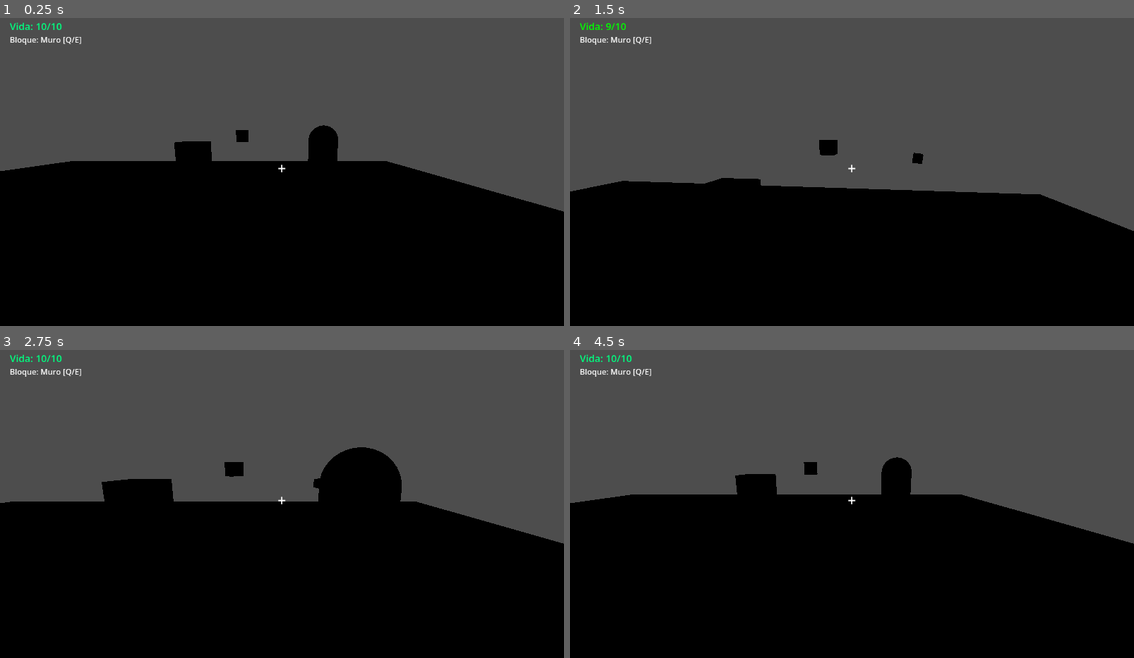
Above: before the commit, frames 1-4 (two rows, left to right).
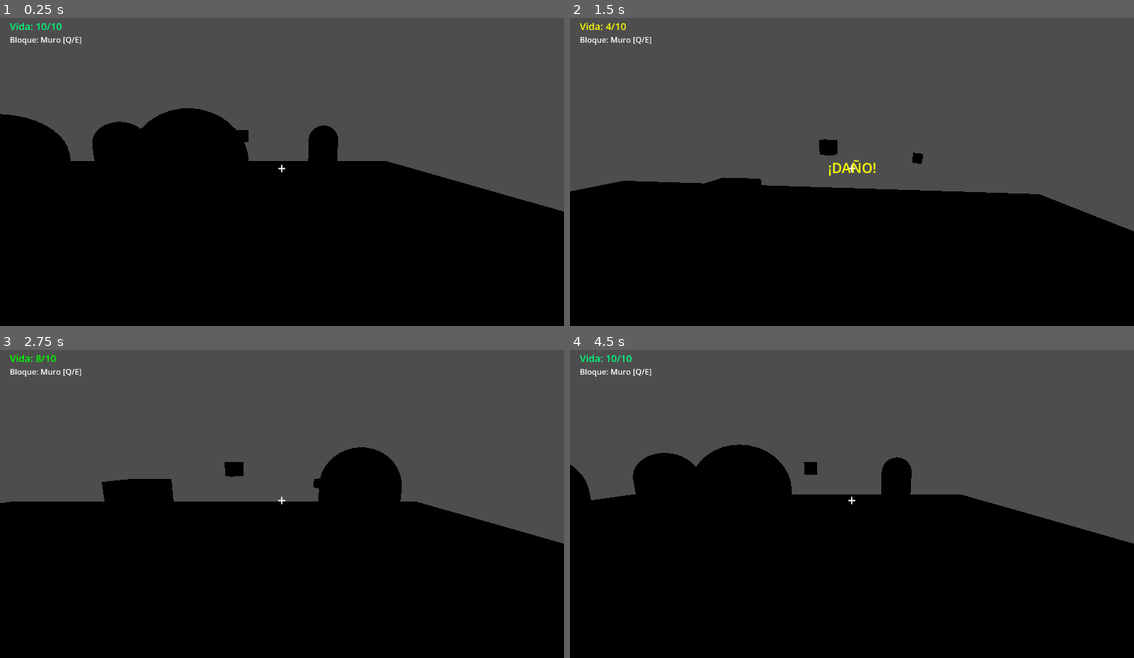
Above: after the commit, the same moments.

Repository: kilder16/NEXUS
Game: Godot game, scene res://scenes/levels/test_level.tscn
The game is run twice, just before and just after one commit, with the same random seed, the same clock (stepped at 60 frames per second) and the same inputs.
Inputs (mouse positions are in pixels of both pictures, inside the frame that each line leads up to):
- Up to frame 1 (0.25 s): no input
- Up to frame 2 (1.5 s): tap Enter at 0.5 s; move the mouse to (880, 165) at 0.52 s; hold Up from 0.53 s (still down); tap Q at 0.6 s; click (880, 165) at 0.67 s; tap Space at 0.77 s; move the mouse to (823, 168) at 1.27 s; tap E at 1.35 s
- Up to frame 3 (2.75 s): keep holding Up; tap Space at 1.52 s; move the mouse to (293, 494) at 2.02 s; tap R at 2.1 s
- Up to frame 4 (4.5 s): keep holding Up; move the mouse to (846, 504) at 2.77 s; tap Q at 2.85 s; click (846, 504) at 2.92 s; tap Space at 3.02, 3.77 s; move the mouse to (891, 504) at 3.52 s; tap E at 3.6 s; move the mouse to (806, 494) at 4.27 s; tap R at 4.35 s

The runs differ from the first frame. In frame 1, 4.9% of the frame differs, in the area x 0-45%, y 29-50%; in frame 2, 0.3%; in frame 3, 0.1%; in frame 4, 3.5%.

Commit message:
Fase 3: 4 tipos de enemigos funcionando - basic, fast, tank, ranged

Diff:
--- a/scenes/enemies/enemy_ranged.tscn
+++ b/scenes/enemies/enemy_ranged.tscn
@@ -1,7 +1,6 @@
 [gd_scene format=3 uid="uid://v0aevj5kyk2"]
 
 [ext_resource type="Script" uid="uid://bh1xvm1rogavm" path="res://scripts/ai/enemy_ranged.gd" id="2_1phqv"]
-[ext_resource type="PackedScene" uid="uid://btrl6yrmwyx8n" path="res://scenes/enemies/projectile.tscn" id="2_w85hd"]
 
 [sub_resource type="CapsuleShape3D" id="CapsuleShape3D_4gyqm"]
 
@@ -13,11 +12,9 @@
 
 [node name="Enemy" type="CharacterBody3D" unique_id=1718832985]
 script = ExtResource("2_1phqv")
-projectile_scene = ExtResource("2_w85hd")
 
 [node name="CollisionShape3D" type="CollisionShape3D" parent="." unique_id=231983880]
 shape = SubResource("CapsuleShape3D_4gyqm")
 
 [node name="MeshInstance3D" type="MeshInstance3D" parent="." unique_id=1056953485]
 mesh = SubResource("CapsuleMesh_iifgy")
-script = ExtResource("2_1phqv")
--- a/scenes/enemies/enemy_tank.tscn
+++ b/scenes/enemies/enemy_tank.tscn
@@ -1,6 +1,5 @@
 [gd_scene format=3 uid="uid://b4yd8ktdavv5d"]
 
-[ext_resource type="Script" uid="uid://c8ge8ywjr55li" path="res://scripts/ai/enemy.gd" id="1_061hg"]
 [ext_resource type="Script" uid="uid://qm3jg1rlphju" path="res://scripts/ai/enemy_tank.gd" id="2_cnr0l"]
 
 [sub_resource type="CapsuleShape3D" id="CapsuleShape3D_4gyqm"]
@@ -12,11 +11,10 @@
 material = SubResource("StandardMaterial3D_qi2p4")
 
 [node name="Enemy" type="CharacterBody3D" unique_id=1718832985]
-script = ExtResource("1_061hg")
+script = ExtResource("2_cnr0l")
 
 [node name="CollisionShape3D" type="CollisionShape3D" parent="." unique_id=231983880]
 shape = SubResource("CapsuleShape3D_4gyqm")
 
 [node name="MeshInstance3D" type="MeshInstance3D" parent="." unique_id=1056953485]
 mesh = SubResource("CapsuleMesh_iifgy")
-script = ExtResource("2_cnr0l")
--- a/scenes/levels/test_level.tscn
+++ b/scenes/levels/test_level.tscn
@@ -7,6 +7,9 @@
 [ext_resource type="PackedScene" uid="uid://dsgm4igmlmndq" path="res://scenes/ui/hud.tscn" id="5_cyt5c"]
 [ext_resource type="PackedScene" uid="uid://c3ticavbpd2cr" path="res://scenes/ui/pause_menu.tscn" id="6_7x1jh"]
 [ext_resource type="PackedScene" uid="uid://bthvpxpuep2au" path="res://scenes/ui/game_over.tscn" id="7_hfwtw"]
+[ext_resource type="PackedScene" uid="uid://dbm04swh70bfi" path="res://scenes/enemies/enemy_fast.tscn" id="8_2mu0v"]
+[ext_resource type="PackedScene" uid="uid://v0aevj5kyk2" path="res://scenes/enemies/enemy_ranged.tscn" id="9_jmx14"]
+[ext_resource type="PackedScene" uid="uid://b4yd8ktdavv5d" path="res://scenes/enemies/enemy_tank.tscn" id="10_eaa0b"]
 
 [sub_resource type="BoxShape3D" id="BoxShape3D_3hp5k"]
 size = Vector3(20, 0.2, 20)
@@ -42,7 +45,7 @@
 [node name="MeshInstance3D" type="MeshInstance3D" parent="Target" unique_id=865435446]
 mesh = SubResource("BoxMesh_yautc")
 
-[node name="Enemy" parent="." unique_id=1718832985 instance=ExtResource("3_fr1um")]
+[node name="EnemyBasic" parent="." unique_id=1718832985 instance=ExtResource("3_fr1um")]
 transform = Transform3D(1, 0, 0, 0, 1, 0, 0, 0, 1, 5, 1, -5)
 
 [node name="Objective" parent="." unique_id=2046545273 instance=ExtResource("4_v45ci")]
@@ -59,3 +62,9 @@
 [node name="PauseMenu" parent="." unique_id=1552508195 instance=ExtResource("6_7x1jh")]
 
 [node name="GameOver" parent="." unique_id=1131923613 instance=ExtResource("7_hfwtw")]
+
+[node name="EnemyFast" parent="." unique_id=404553288 instance=ExtResource("8_2mu0v")]
+
+[node name="EnemyTank" parent="." unique_id=1606251170 instance=ExtResource("10_eaa0b")]
+
+[node name="EnemyRanged" parent="." unique_id=823211730 instance=ExtResource("9_jmx14")]
Renamed: scenes/enemies/enemy_fast.tscn.tscn -> scenes/enemies/enemy_fast.tscn
